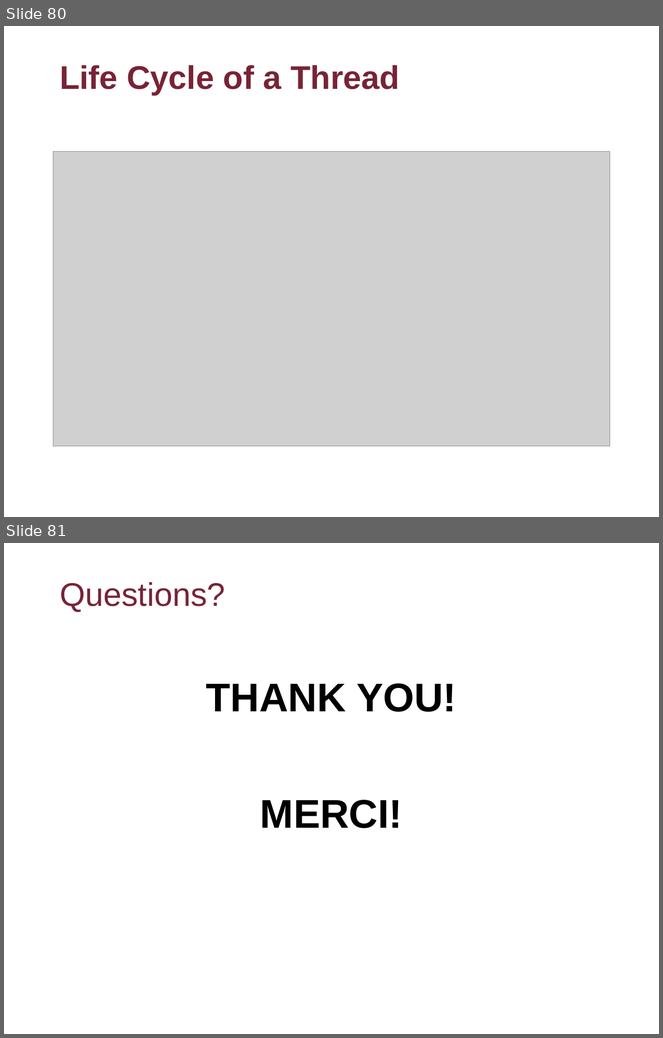
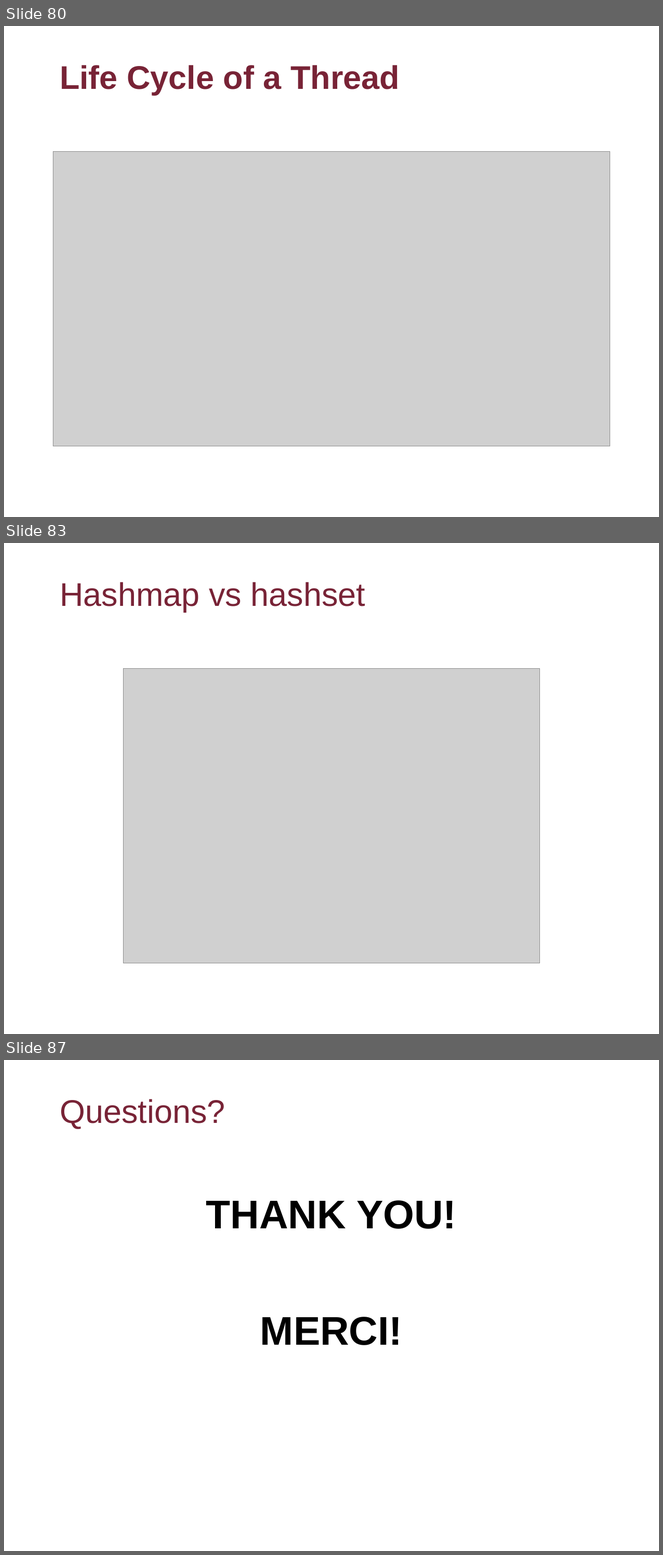
Before and after one commit to flyworker/java-workshop, a slide deck: Advanced Java Workshop-Concordia.ppt. Shown one above the other, each under a label of ours: slides 80 and 81 before the commit, slides 80, 83 and 87 after it; the slides between them are not shown. The pictures are 663x1038 and 663x1555 pixels, drawn with LibreOffice and Linux fonts; fonts in the diff are those of the drawing; grey boxes stand for pictures; background and template pictures are left out. Boxes give left, top, right and bottom in pixels: in the first picture for what was removed or moved away, otherwise in the second. Text is boxed around its words. In the diff, an @@ line names an element or a change of style, - is before the commit and + after.

```diff
--- a/Advanced Java Workshop-Concordia.ppt
+++ b/Advanced Java Workshop-Concordia.ppt
@@ slide 83 added at bbox=[4, 543, 659, 1034], background picture (left out) @@
@@ title added at bbox=[60, 582, 366, 612], 36 pt, text #782336 @@
+Hashmap vs hashset
@@ picture added at bbox=[123, 669, 540, 964] @@
@@ what was slide 81 is now slide 87 @@
```
Also in this commit, not shown: 5 other slides added, 3 other files.
